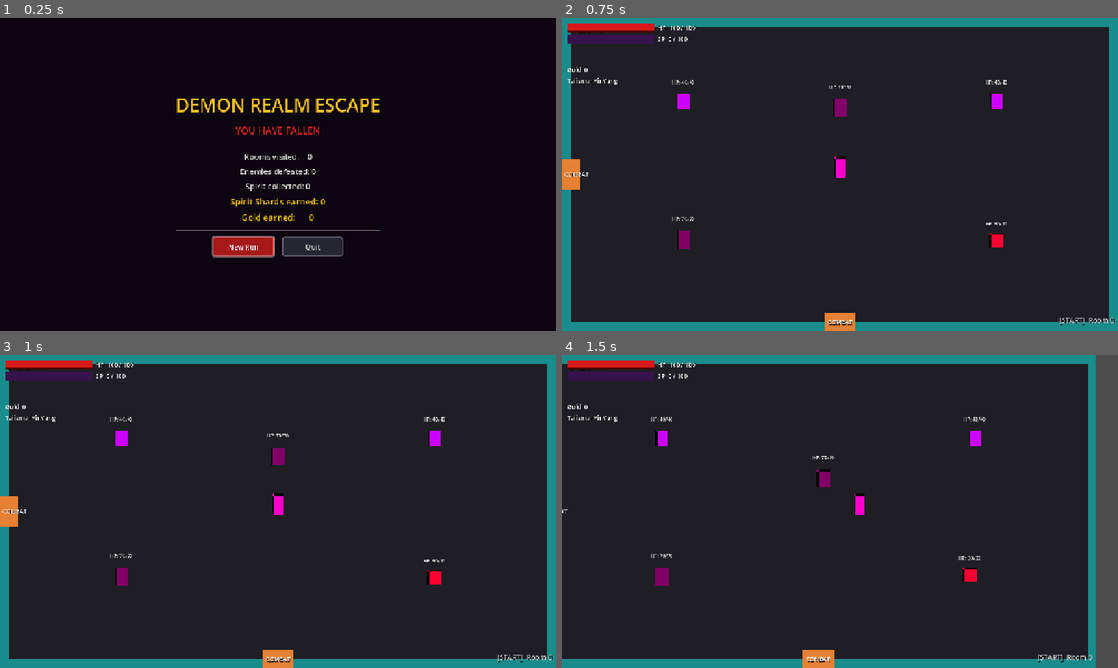
Above: before the commit, frames 1-4 (two rows, left to right).
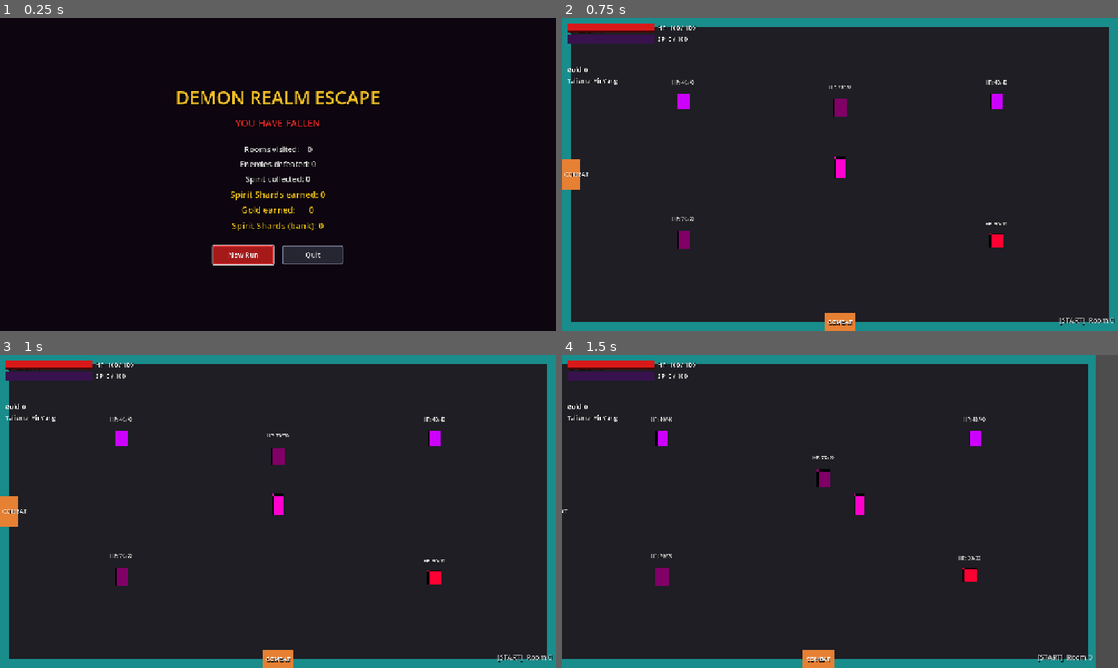
Above: after the commit, the same moments.

Repository: KarnamV/chan-inspo
Game: Godot game, scene res://scenes/Hub.tscn
Two runs of this game, one before a commit and one after it. Both use one fixed random seed, a clock stepped at 60 frames per second and the inputs below. This scene is started directly instead of the project's main scene.
Inputs:
- Up to frame 1 (0.25 s): no input
- Up to frame 2 (0.75 s): click "New Run" at 0.5 s
- Up to frame 3 (1 s): no input
- Up to frame 4 (1.5 s): tap Enter at 1.25 s; hold D (move_right) from 1.28 s (still down); hold V (attack_dash) from 1.28 s (still down)

The runs differ from the first frame. In frame 1, 4.6% of the frame differs, in the area x 31-69%, y 23-80%; in frame 2, nothing differs; in frame 3, nothing differs; in frame 4, nothing differs.

Commit message:
Add Spirit Shard meta-currency (Phase 3)
MetaProgress.gd is a new AutoLoad holding PERSISTENT progression saved to
user://meta.cfg (survives app restarts): total_shards, permanent upgrade
levels, and realm-unlock state, with save/load, a purchase API, run-start
bonus getters, and realm-unlock helpers.

RunStats.spirit_shards_earned() now rewards distance + foes + spirit:
floor(spirit/50) + rooms_visited + floor(kills/2). TestRoom banks the run's
earned shards into MetaProgress on death; the Hub shows the persistent bank.

Co-Authored-By: Claude Opus 4.8 <noreply@anthropic.com>

Diff:
--- a/game/project.godot
+++ b/game/project.godot
@@ -24,6 +24,7 @@
 [autoload]
 
 RunStats="*res://scripts/RunStats.gd"
+MetaProgress="*res://scripts/MetaProgress.gd"
 
 [display]
 
--- a/game/scripts/Hub.gd
+++ b/game/scripts/Hub.gd
@@ -30,6 +30,13 @@
 	stats.add_child(gold_line)
 	stats.move_child(gold_line, shards_label.get_index() + 1)
 
+	# Persistent Spirit Shard bank (survives across runs).
+	var bank_line: Label = shards_label.duplicate()
+	bank_line.name = "ShardBankLabel"
+	bank_line.text = "Spirit Shards (bank): %d" % MetaProgress.total_shards
+	stats.add_child(bank_line)
+	stats.move_child(bank_line, gold_line.get_index() + 1)
+
 	new_run_button.pressed.connect(_on_new_run_pressed)
 	quit_button.pressed.connect(_on_quit_pressed)
 
--- /dev/null
+++ b/game/scripts/MetaProgress.gd
@@ -0,0 +1,158 @@
+## MetaProgress.gd — AutoLoad singleton for PERSISTENT meta-progression.
+##
+## Unlike RunStats (which resets every run), this survives across runs AND app
+## restarts by saving to user://meta.cfg. It holds:
+##   - total_shards       : banked Spirit Shards (the meta-currency)
+##   - upgrades           : permanent perk levels bought in the Hub
+##   - max_realm_unlocked : highest realm index the player may select
+##   - selected_realm     : the realm chosen for the next run
+##
+## AutoLoad name: MetaProgress
+## Register in project.godot: autoload/MetaProgress="*res://scripts/MetaProgress.gd"
+
+extends Node
+
+signal shards_changed(total: int)
+signal upgrades_changed()
+
+const SAVE_PATH: String = "user://meta.cfg"
+
+# ---------------------------------------------------------------------------
+# Persistent state
+# ---------------------------------------------------------------------------
+var total_shards: int = 0
+var upgrades: Dictionary = {"max_hp": 0, "damage": 0, "speed": 0, "slots": 0}
+var max_realm_unlocked: int = 0
+var selected_realm: int = 0
+
+# ---------------------------------------------------------------------------
+# Upgrade tuning — perk key → max level, and per-level effect strength.
+# ---------------------------------------------------------------------------
+const UPGRADE_MAX_LEVEL: Dictionary = {"max_hp": 5, "damage": 5, "speed": 4, "slots": 2}
+const UPGRADE_BASE_COST: int = 3    # shards for level 0 → 1
+const UPGRADE_COST_STEP: int = 2    # added per existing level
+
+const HP_PER_LEVEL:     int   = 20
+const DAMAGE_PER_LEVEL: float = 0.10
+const SPEED_PER_LEVEL:  float = 0.06
+
+# Human-readable perk labels for the Hub menu.
+const UPGRADE_LABELS: Dictionary = {
+	"max_hp": "Iron Constitution  (+20 Max HP)",
+	"damage": "Honed Strikes  (+10% damage)",
+	"speed":  "Fleet Footwork  (+6% move speed)",
+	"slots":  "Talisman Attunement  (+1 start slot)",
+}
+
+
+func _ready() -> void:
+	load_data()
+
+
+# ---------------------------------------------------------------------------
+# Shards
+# ---------------------------------------------------------------------------
+
+## Bank Spirit Shards earned from a completed run. Persists immediately.
+func bank_shards(amount: int) -> void:
+	if amount <= 0:
+		return
+	total_shards += amount
+	emit_signal("shards_changed", total_shards)
+	save_data()
+
+
+# ---------------------------------------------------------------------------
+# Upgrades
+# ---------------------------------------------------------------------------
+
+func upgrade_level(key: String) -> int:
+	return int(upgrades.get(key, 0))
+
+func upgrade_max(key: String) -> int:
+	return int(UPGRADE_MAX_LEVEL.get(key, 0))
+
+func is_maxed(key: String) -> bool:
+	return upgrade_level(key) >= upgrade_max(key)
+
+func upgrade_cost(key: String) -> int:
+	return UPGRADE_BASE_COST + UPGRADE_COST_STEP * upgrade_level(key)
+
+func can_buy_upgrade(key: String) -> bool:
+	return not is_maxed(key) and total_shards >= upgrade_cost(key)
+
+## Purchase one level of a perk. Returns true on success. Persists immediately.
+func buy_upgrade(key: String) -> bool:
+	if not can_buy_upgrade(key):
+		return false
+	total_shards -= upgrade_cost(key)
+	upgrades[key] = upgrade_level(key) + 1
+	emit_signal("shards_changed", total_shards)
+	emit_signal("upgrades_changed")
+	save_data()
+	return true
+
+
+# ---------------------------------------------------------------------------
+# Run-start bonuses — read by TestRoom when applying perks to a fresh run.
+# ---------------------------------------------------------------------------
+
+func bonus_max_hp() -> int:
+	return HP_PER_LEVEL * upgrade_level("max_hp")
+
+func damage_mult() -> float:
+	return 1.0 + DAMAGE_PER_LEVEL * upgrade_level("damage")
+
+func speed_mult() -> float:
+	return 1.0 + SPEED_PER_LEVEL * upgrade_level("speed")
+
+func bonus_slots() -> int:
+	return upgrade_level("slots")
+
+
+# ---------------------------------------------------------------------------
+# Realm unlocks
+# ---------------------------------------------------------------------------
+
+func unlock_realm(index: int) -> void:
+	if index > max_realm_unlocked:
+		max_realm_unlocked = index
+		save_data()
+
+func is_realm_unlocked(index: int) -> bool:
+	return index <= max_realm_unlocked
+
+
+# ---------------------------------------------------------------------------
+# Persistence
+# ---------------------------------------------------------------------------
+
+func save_data() -> void:
+	var cfg: ConfigFile = ConfigFile.new()
+	cfg.set_value("meta", "total_shards", total_shards)
+	cfg.set_value("meta", "upgrades", upgrades)
+	cfg.set_value("meta", "max_realm_unlocked", max_realm_unlocked)
+	cfg.set_value("meta", "selected_realm", selected_realm)
+	cfg.save(SAVE_PATH)
+
+func load_data() -> void:
+	var cfg: ConfigFile = ConfigFile.new()
+	if cfg.load(SAVE_PATH) != OK:
+		return   # no save yet — keep defaults
+	total_shards = int(cfg.get_value("meta", "total_shards", 0))
+	var stored: Dictionary = cfg.get_value("meta", "upgrades", {})
+	for k in upgrades.keys():
+		if stored.has(k):
+			upgrades[k] = int(stored[k])
+	max_realm_unlocked = int(cfg.get_value("meta", "max_realm_unlocked", 0))
+	selected_realm = int(cfg.get_value("meta", "selected_realm", 0))
+
+## Wipe all meta-progression (debug / new-game). Persists immediately.
+func reset_all() -> void:
+	total_shards = 0
+	upgrades = {"max_hp": 0, "damage": 0, "speed": 0, "slots": 0}
+	max_realm_unlocked = 0
+	selected_realm = 0
+	emit_signal("shards_changed", total_shards)
+	emit_signal("upgrades_changed")
+	save_data()
--- a/game/scripts/RunStats.gd
+++ b/game/scripts/RunStats.gd
@@ -38,14 +38,20 @@
 var gold_earned: int = 0
 
 # ---------------------------------------------------------------------------
-# Meta-currency formula (placeholder, Phase 3 will flesh this out)
+# Meta-currency formula — Spirit Shards from distance + foes + spirit.
+# Banked into MetaProgress.total_shards on death (see TestRoom._on_player_died).
 # ---------------------------------------------------------------------------
-## Spirit Shards earned this run.  Phase 3 will tie these to a real shop.
-## Formula: floor(spirit_collected / 50) — 50 spirit points = 1 shard.
+## 50 spirit points = 1 shard.
 const SPIRIT_PER_SHARD: float = 50.0
+## Each room entered awards this many shards (distance reward).
+const SHARDS_PER_ROOM: int = 1
+## Enemies defeated per shard (foes reward).
+const KILLS_PER_SHARD: int = 2
 
 func spirit_shards_earned() -> int:
-	return int(spirit_collected / SPIRIT_PER_SHARD)
+	return int(spirit_collected / SPIRIT_PER_SHARD) \
+		+ rooms_visited * SHARDS_PER_ROOM \
+		+ int(enemies_killed / KILLS_PER_SHARD)
 
 
 # ---------------------------------------------------------------------------
--- a/game/scripts/TestRoom.gd
+++ b/game/scripts/TestRoom.gd
@@ -297,6 +297,9 @@
 
 	print("[TestRoom] Player died — starting death sequence.")
 
+	# Bank this run's Spirit Shards into persistent meta-progression.
+	MetaProgress.bank_shards(RunStats.spirit_shards_earned())
+
 	# Freeze player physics and input for the cinematic pause.
 	player.set_process_unhandled_input(false)
 	player.set_physics_process(false)
Not shown, changed: kanban.html
